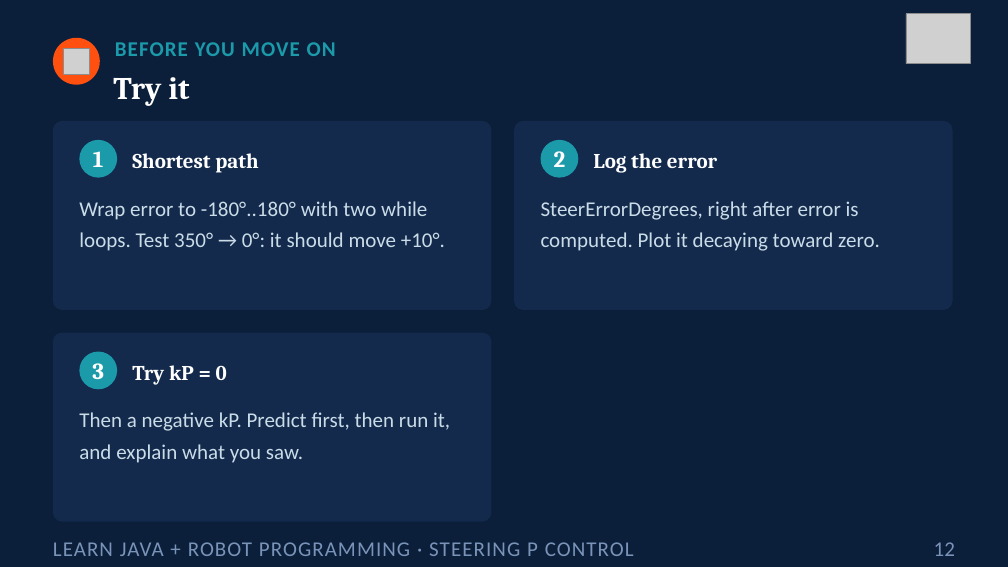
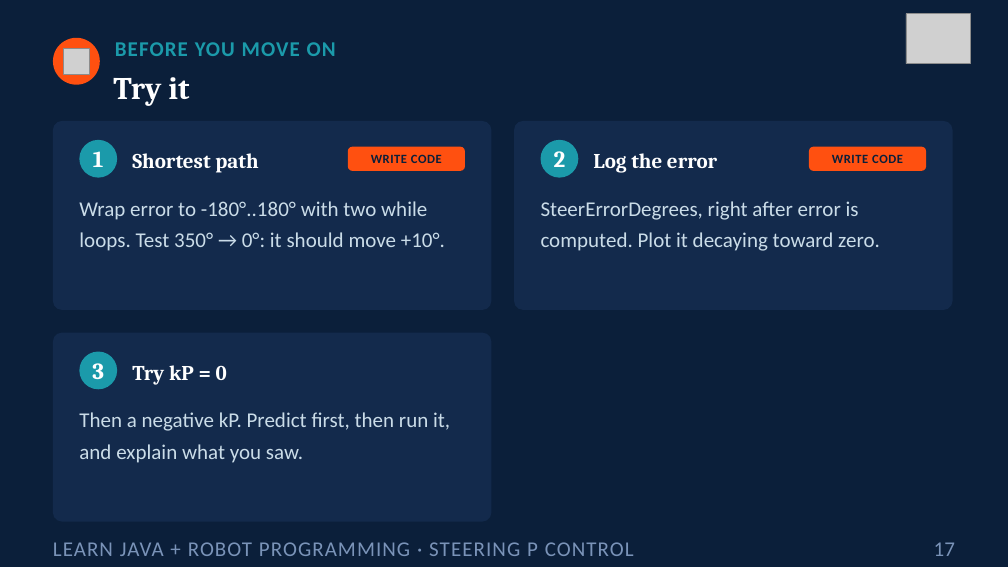
Before and after one commit to FRC5010/BasicRobotLessons, a slide deck: slide 17 of docs/presentations/v3/05-steering-p-control.pptx (slide 12 before the commit). Drawn at 1008x567 pixels with LibreOffice and Linux fonts; fonts in the diff are those of the drawing; grey boxes stand for pictures. Boxes give left, top, right and bottom in pixels: in the first picture for what was removed or moved away, otherwise in the second. Text is boxed around its words. In the diff, an @@ line names an element or a change of style, - is before the commit and + after.

```diff
--- a/docs/presentations/v3/05-steering-p-control.pptx
+++ b/docs/presentations/v3/05-steering-p-control.pptx
@@ rounded rectangle added at <box>348,147,465,171</box>, fill #FF5010 @@
@@ rounded rectangle added at <box>809,147,926,171</box>, fill #FF5010 @@
@@ text added at <box>371,154,442,163</box>, 12 pt, text #0B1F3A, bold @@
+WRITE CODE
@@ text added at <box>832,154,903,163</box>, 12 pt, text #0B1F3A, bold @@
+WRITE CODE
@@ text at <box>934,542,955,556</box>: text changed @@
-12
+17
```
Also in this commit, not shown: 9 other slides changed, 5 slides added, 7 other files.
